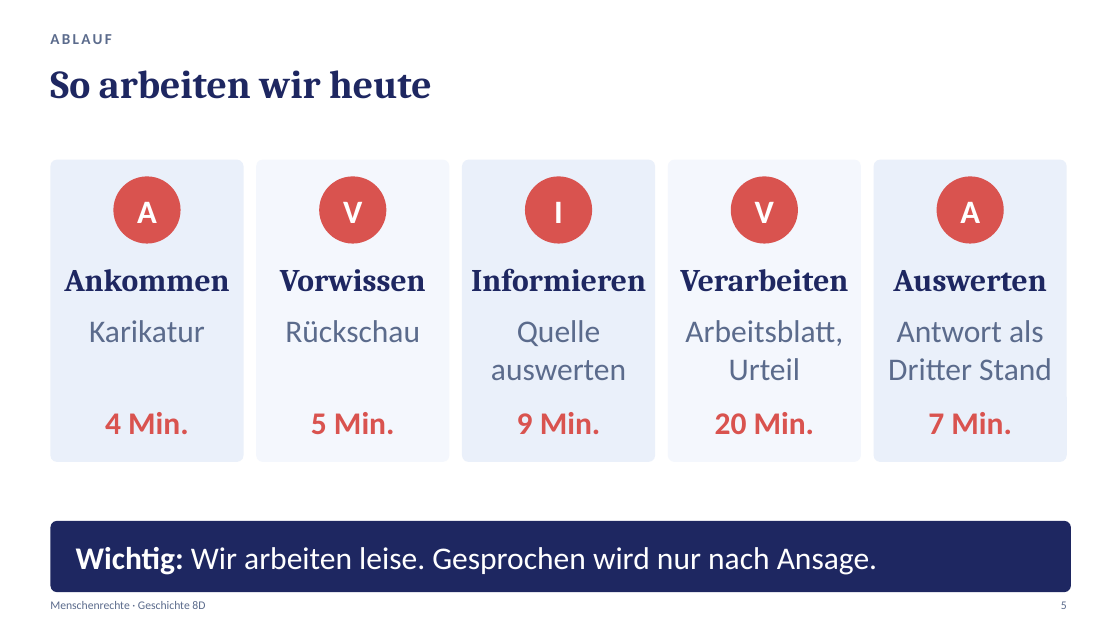
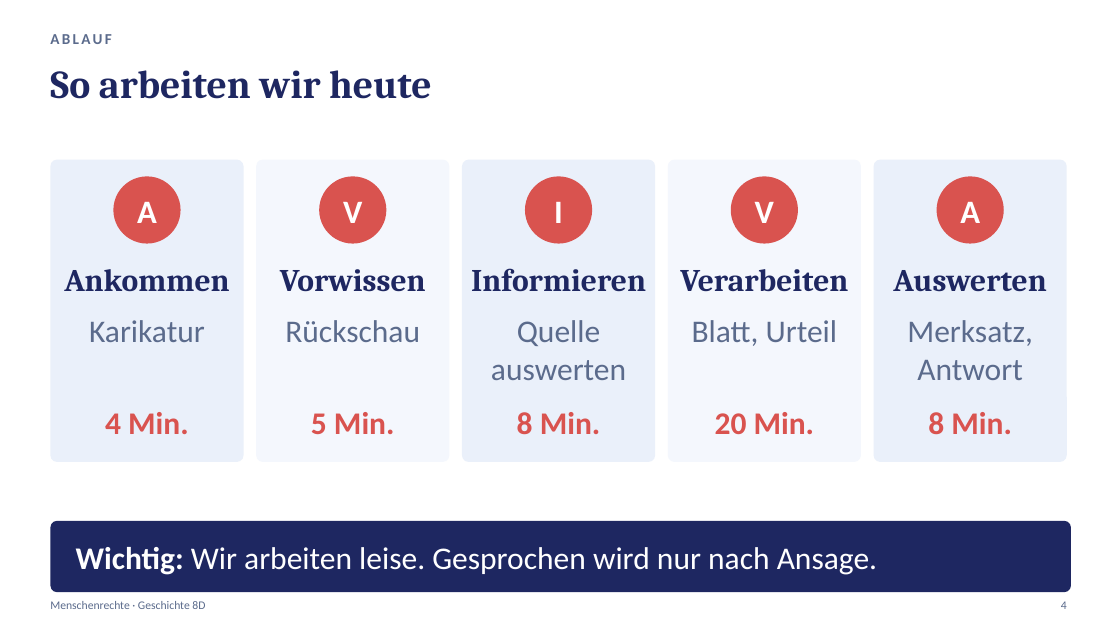
Before and after one commit to golzkonstantin-gif/Schule, a slide deck: slide 4 of Geschichte_8D/Stunde4_Menschenrechte/Praesentation_Stunde4_Menschenrechte_8D.pptx (slide 5 before the commit). Drawn at 1120x630 pixels with LibreOffice and Linux fonts; fonts in the diff are those of the drawing. Boxes give left, top, right and bottom in pixels: in the first picture for what was removed or moved away, otherwise in the second. Text is boxed around its words. In the diff, an @@ line names an element or a change of style, - is before the commit and + after.

```diff
--- a/Geschichte_8D/Stunde4_Menschenrechte/Praesentation_Stunde4_Menschenrechte_8D.pptx
+++ b/Geschichte_8D/Stunde4_Menschenrechte/Praesentation_Stunde4_Menschenrechte_8D.pptx
@@ text at [692, 320, 837, 346]: text changed @@
-Arbeitsblatt, Urteil
+Blatt, Urteil
@@ text at [907, 320, 1032, 380]: text changed @@
-Antwort als Dritter Stand
+Merksatz, Antwort
@@ text at [517, 412, 601, 434]: text changed @@
-9 Min.
+8 Min.
@@ text at [928, 412, 1012, 434]: text changed @@
-7 Min.
+8 Min.
@@ text at [1061, 601, 1067, 609]: text changed @@
-5
+4
```
Also in this commit, not shown: 17 other slides changed, 2 slides added, 3 slides removed, 16 other files.
